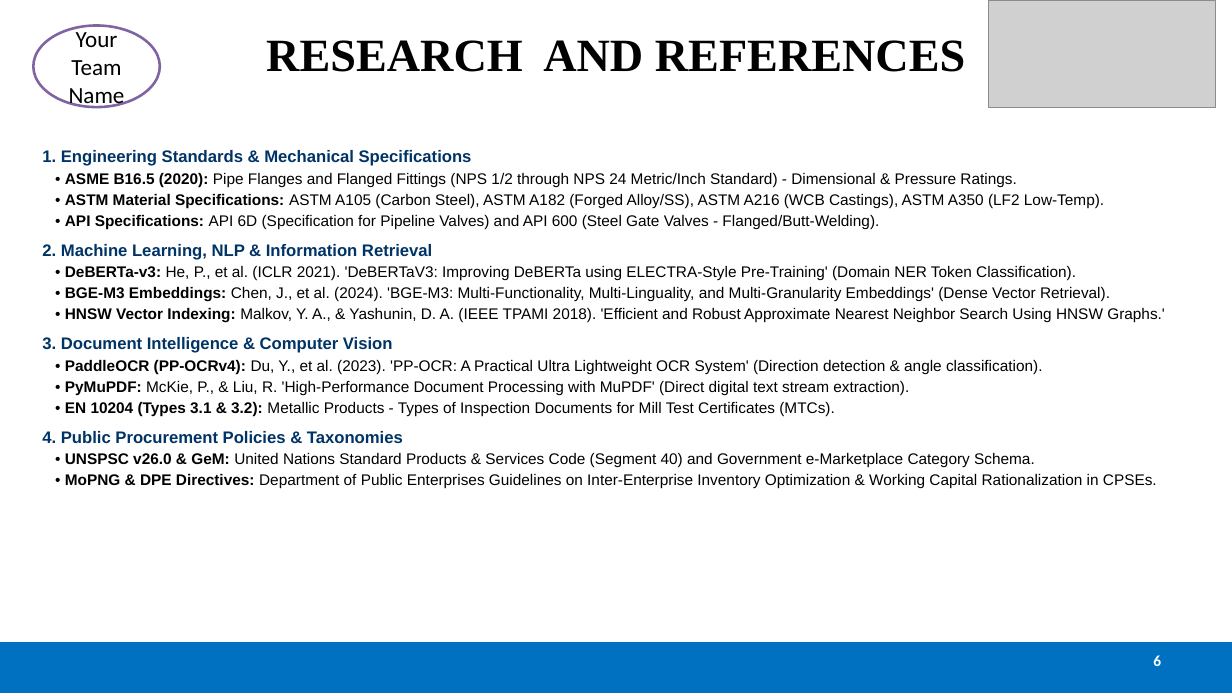
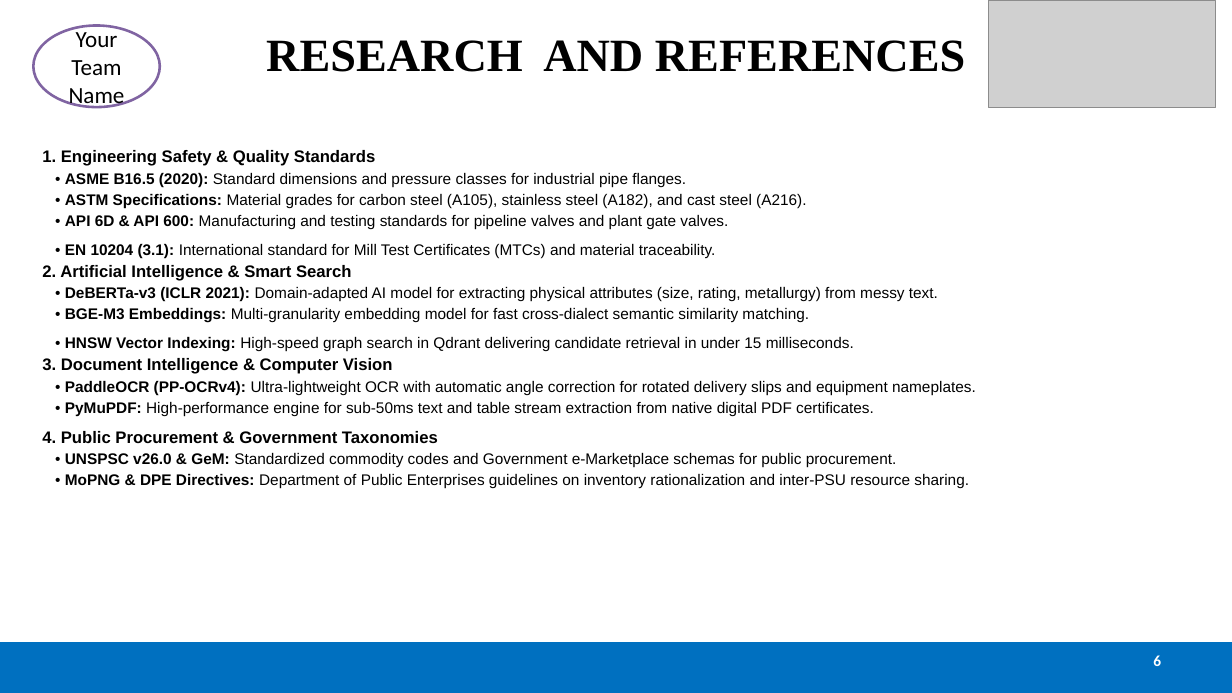
Before and after one commit to Gesicht436/Samanvay-AI, a slide deck: slide 6 of SIH_Presentation.pptx. Drawn at 1232x693 pixels with LibreOffice and Linux fonts; fonts in the diff are those of the drawing; grey boxes stand for pictures. Boxes give left, top, right and bottom in pixels: in the first picture for what was removed or moved away, otherwise in the second. Text is boxed around its words. In the diff, an @@ line names an element or a change of style, - is before the commit and + after.

```diff
--- a/SIH_Presentation.pptx
+++ b/SIH_Presentation.pptx
@@ text at (42, 150, 938, 352): text changed @@
-1. Engineering Standards & Mechanical Specifications
-• ASME B16.5 (2020): Pipe Flanges and Flanged Fittings (NPS 1/2 through NPS 24 Metric/Inch Standard) - Dimensional & Pressure Ratings.
-• ASTM Material Specifications: ASTM A105 (Carbon Steel), ASTM A182 (Forged Alloy/SS), ASTM A216 (WCB Castings), ASTM A350 (LF2 Low-Temp).
-• API Specifications: API 6D (Specification for Pipeline Valves) and API 600 (Steel Gate Valves - Flanged/Butt-Welding).
-2. Machine Learning, NLP & Information Retrieval
-• DeBERTa-v3: He, P., et al. (ICLR 2021). 'DeBERTaV3: Improving DeBERTa using ELECTRA-Style Pre-Training' (Domain NER Token Classification).
-• BGE-M3 Embeddings: Chen, J., et al. (2024). 'BGE-M3: Multi-Functionality, Multi-Linguality, and Multi-Granularity Embeddings' (Dense Vector Retrieval).
-• HNSW Vector Indexing: Malkov, Y. A., & Yashunin, D. A. (IEEE TPAMI 2018). 'Efficient and Robust Approximate Nearest Neighbor Search Using HNSW Graphs.'
+1. Engineering Safety & Quality Standards
+• ASME B16.5 (2020): Standard dimensions and pressure classes for industrial pipe flanges.
+• ASTM Specifications: Material grades for carbon steel (A105), stainless steel (A182), and cast steel (A216).
+• API 6D & API 600: Manufacturing and testing standards for pipeline valves and plant gate valves.
+• EN 10204 (3.1): International standard for Mill Test Certificates (MTCs) and material traceability.
+2. Artificial Intelligence & Smart Search
+• DeBERTa-v3 (ICLR 2021): Domain-adapted AI model for extracting physical attributes (size, rating, metallurgy) from messy text.
+• BGE-M3 Embeddings: Multi-granularity embedding model for fast cross-dialect semantic similarity matching.
+• HNSW Vector Indexing: High-speed graph search in Qdrant delivering candidate retrieval in under 15 milliseconds.
@@ text at (42, 358, 393, 374): text colour #003366 to #000000 in "3. Document Intelligence & Computer Vision"; less space between paragraphs @@
@@ text at (42, 381, 976, 489): text changed @@
-• PaddleOCR (PP-OCRv4): Du, Y., et al. (2023). 'PP-OCR: A Practical Ultra Lightweight OCR System' (Direction detection & angle classification).
-• PyMuPDF: McKie, P., & Liu, R. 'High-Performance Document Processing with MuPDF' (Direct digital text stream extraction).
-• EN 10204 (Types 3.1 & 3.2): Metallic Products - Types of Inspection Documents for Mill Test Certificates (MTCs).
-4. Public Procurement Policies & Taxonomies
-• UNSPSC v26.0 & GeM: United Nations Standard Products & Services Code (Segment 40) and Government e-Marketplace Category Schema.
-• MoPNG & DPE Directives: Department of Public Enterprises Guidelines on Inter-Enterprise Inventory Optimization & Working Capital Rationalization in CPSEs.
+• PaddleOCR (PP-OCRv4): Ultra-lightweight OCR with automatic angle correction for rotated delivery slips and equipment nameplates.
+• PyMuPDF: High-performance engine for sub-50ms text and table stream extraction from native digital PDF certificates.
+4. Public Procurement & Government Taxonomies
+• UNSPSC v26.0 & GeM: Standardized commodity codes and Government e-Marketplace schemas for public procurement.
+• MoPNG & DPE Directives: Department of Public Enterprises guidelines on inventory rationalization and inter-PSU resource sharing.
```
Also in this commit, not shown: 5 other slides changed, 1 other file.
